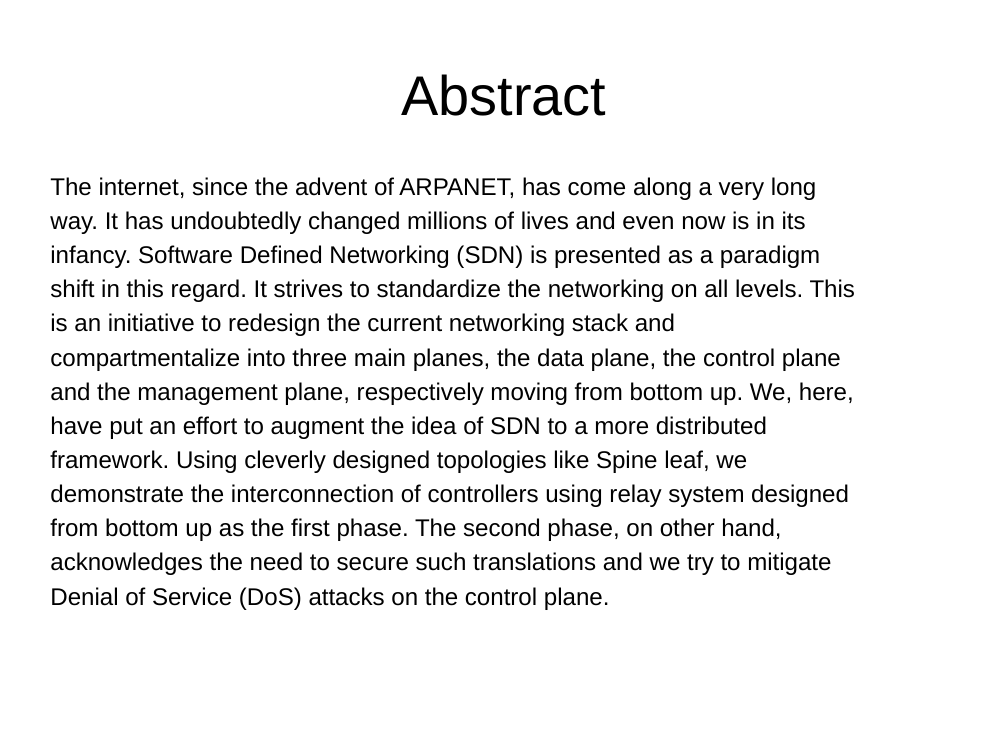
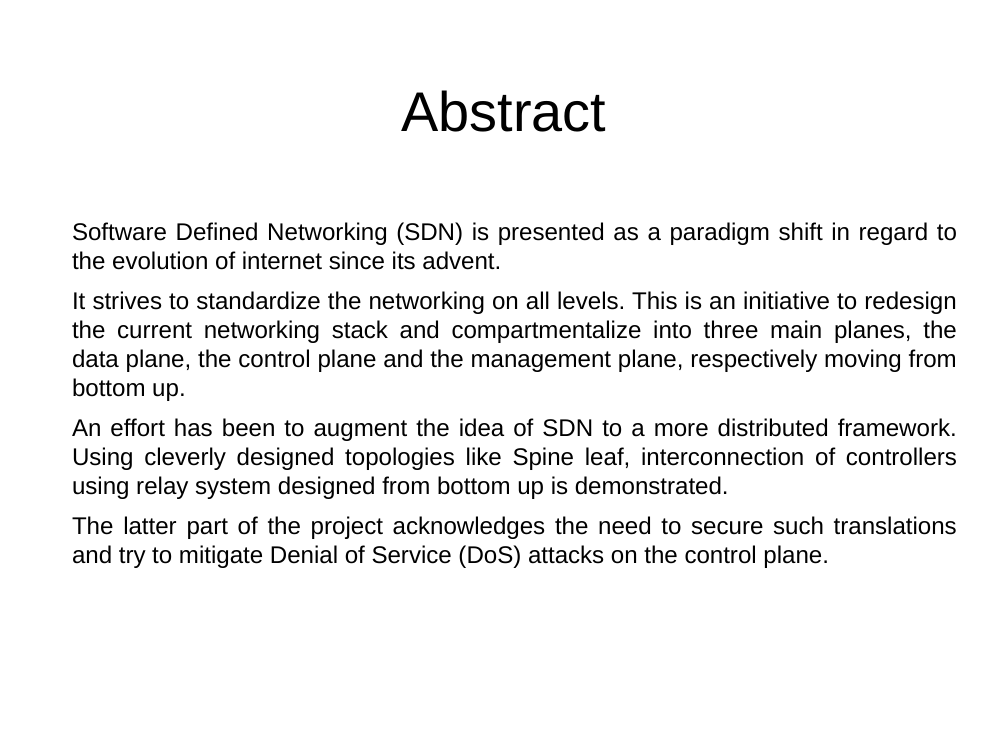
Before and after one commit to r0ck3r008/sdn-proj, a slide deck: slide 2 of reviews/SDN presentation.odp. Drawn at 1008x756 pixels with LibreOffice and Linux fonts; fonts in the diff are those of the drawing; background and template pictures are left out. Boxes give left, top, right and bottom in pixels: in the first picture for what was removed or moved away, otherwise in the second. Text is boxed around its words. In the diff, an @@ line names an element or a change of style, - is before the commit and + after.

```diff
--- a/reviews/SDN presentation.odp
+++ b/reviews/SDN presentation.odp
@@ title "Abstract": place and size @@
-title "Abstract" at [401, 74, 606, 116]
+title "Abstract" at [401, 90, 606, 132]
@@ text at [72, 222, 957, 568]: text changed @@
-The internet, since the advent of ARPANET, has come along a very long
-way. It has undoubtedly changed millions of lives and even now is in its
-infancy. Software Defined Networking (SDN) is presented as a paradigm
-shift in this regard. It strives to standardize the networking on all levels. This
-is an initiative to redesign the current networking stack and
-compartmentalize into three main planes, the data plane, the control plane
-and the management plane, respectively moving from bottom up. We, here,
-have put an effort to augment the idea of SDN to a more distributed
-framework. Using cleverly designed topologies like Spine leaf, we
-demonstrate the interconnection of controllers using relay system designed
-from bottom up as the first phase. The second phase, on other hand,
-acknowledges the need to secure such translations and we try to mitigate
-Denial of Service (DoS) attacks on the control plane.
+● Software Defined Networking (SDN) is presented as a paradigm shift in regard to the evolution of internet since its advent.
+● It strives to standardize the networking on all levels. This is an initiative to redesign the current networking stack and compartmentalize into three main planes, the data plane, the control plane and the management plane, respectively moving from bottom up.
+● An effort has been to augment the idea of SDN to a more distributed framework. Using cleverly designed topologies like Spine leaf, interconnection of controllers using relay system designed from bottom up is demonstrated.
+● The latter part of the project acknowledges the need to secure such translations and try to mitigate Denial of Service (DoS) attacks on the control plane.
```
Also in this commit, not shown: 8 other slides changed, 15 slides added, 21 slides removed, 1 other file.
